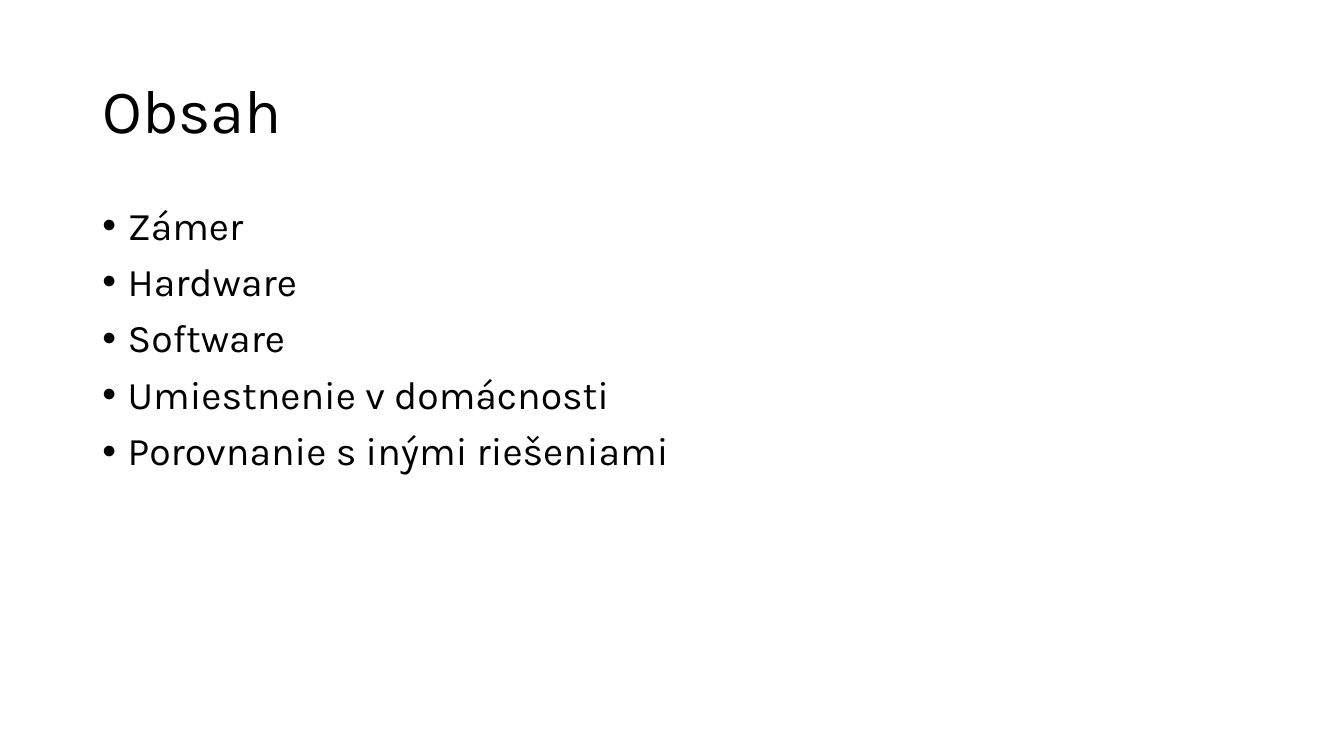
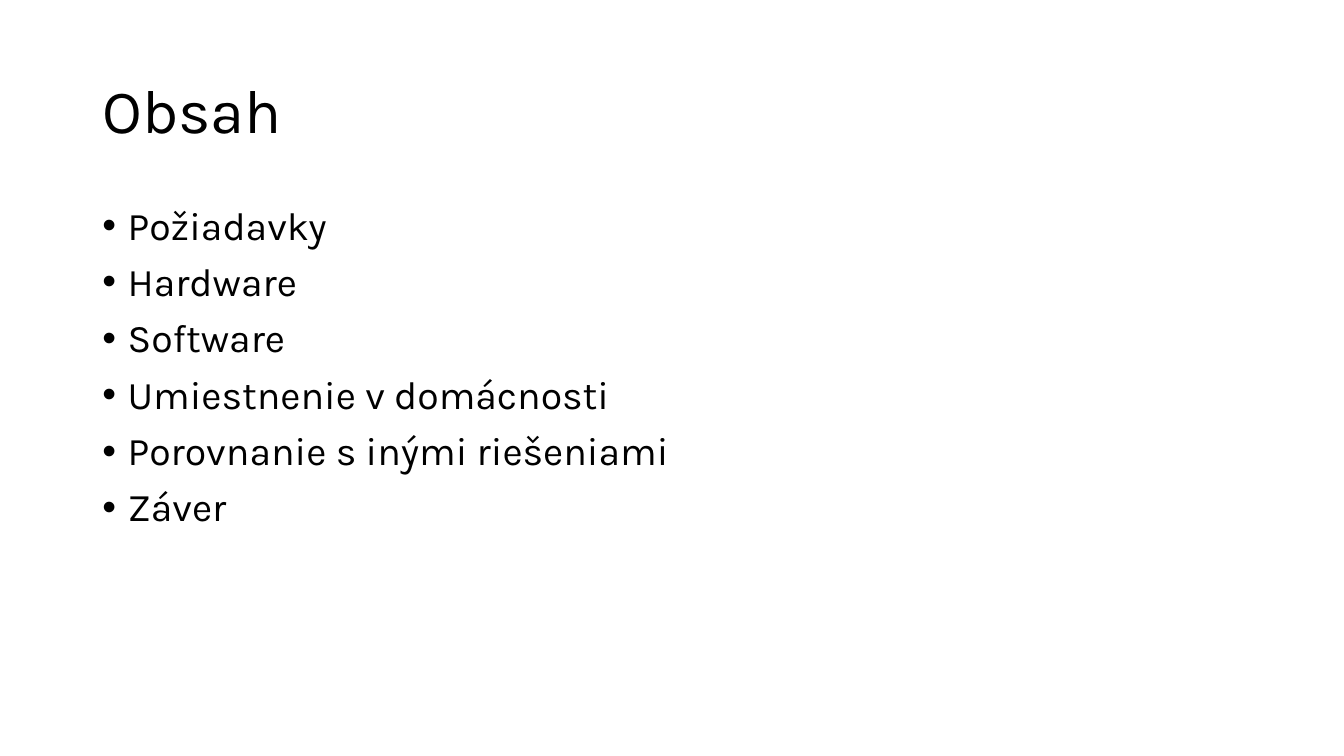
Before and after one commit to MeheheCedy22/PAP, a slide deck: slide 2 of presentation/prezentacia.pptx. Drawn at 1344x756 pixels with LibreOffice and Linux fonts; fonts in the diff are those of the drawing. Boxes give left, top, right and bottom in pixels: in the first picture for what was removed or moved away, otherwise in the second. Text is boxed around its words. In the diff, an @@ line names an element or a change of style, - is before the commit and + after.

```diff
--- a/presentation/prezentacia.pptx
+++ b/presentation/prezentacia.pptx
@@ text at [128, 211, 327, 250]: text changed @@
-• Zámer
+• Požiadavky
@@ text at [128, 491, 227, 522]: paragraph added @@
+• Záver
```
Also in this commit, not shown: 1 other slide changed, 7 slides added, 6 slides removed.
